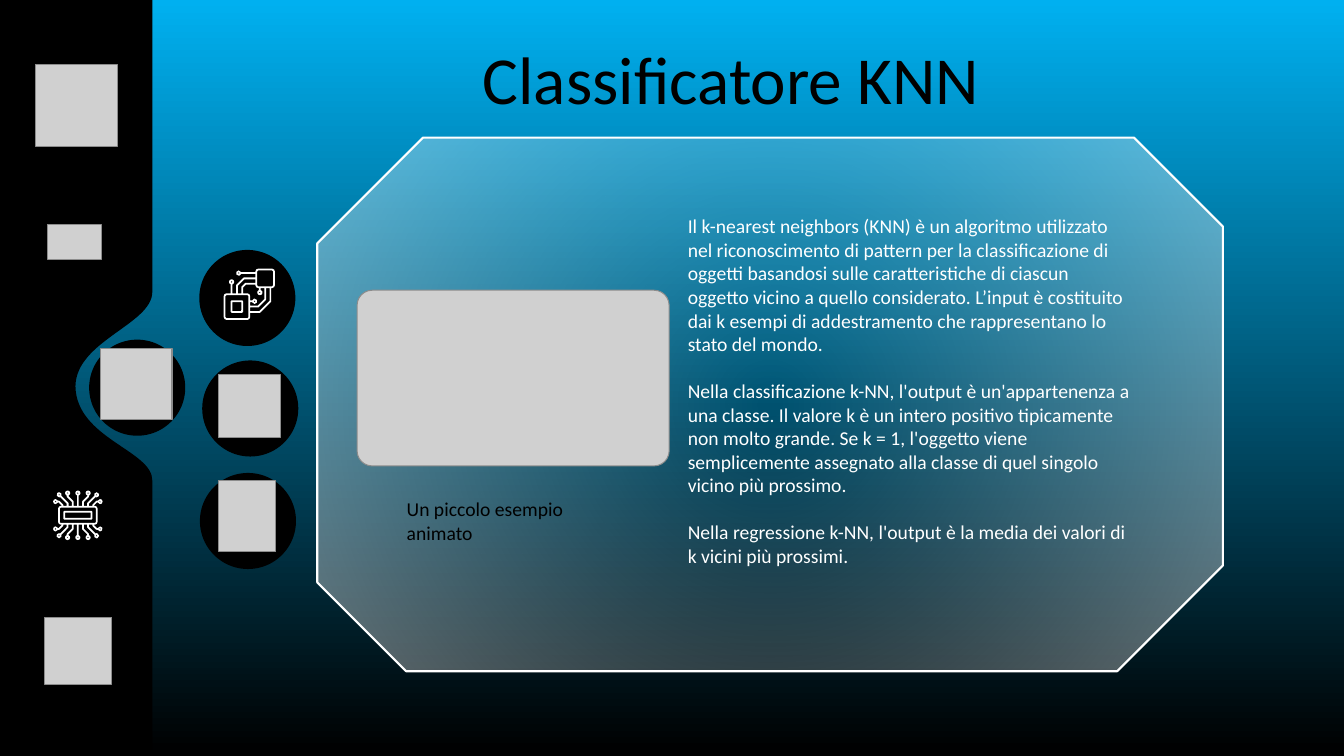
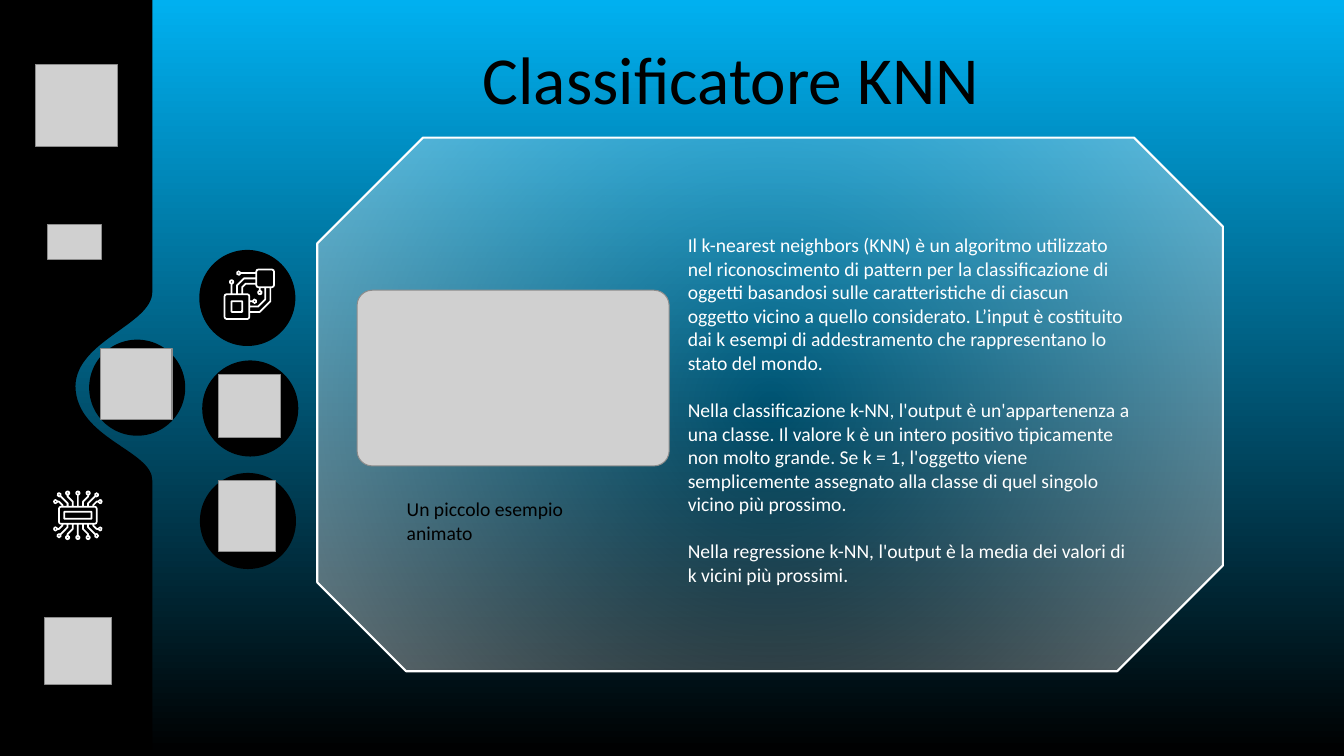
Before and after one commit to 0Franky/LavorAI, a slide deck: slide 5 of docs/Presentazione_LavorAI.pptx. Drawn at 1344x756 pixels with LibreOffice and Linux fonts; fonts in the diff are those of the drawing; grey boxes stand for pictures; background and template pictures are left out. Boxes give left, top, right and bottom in pixels: in the first picture for what was removed or moved away, otherwise in the second. Text is boxed around its words. In the diff, an @@ line names an element or a change of style, - is before the commit and + after.

```diff
--- a/docs/Presentazione_LavorAI.pptx
+++ b/docs/Presentazione_LavorAI.pptx
@@ text "Il k-nearest neighbors (KNN) è ..." rewrapped from (x1=688, y1=219, x2=1129, y2=543) to (x1=688, y1=238, x2=1129, y2=558) @@
```
Also in this commit, not shown: 2 other slides changed, 1 other file.
